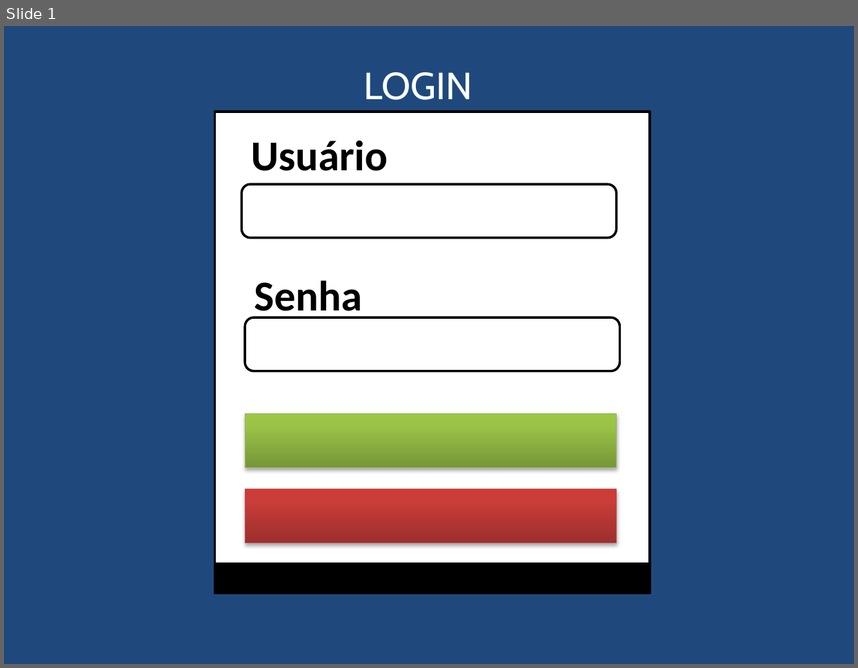
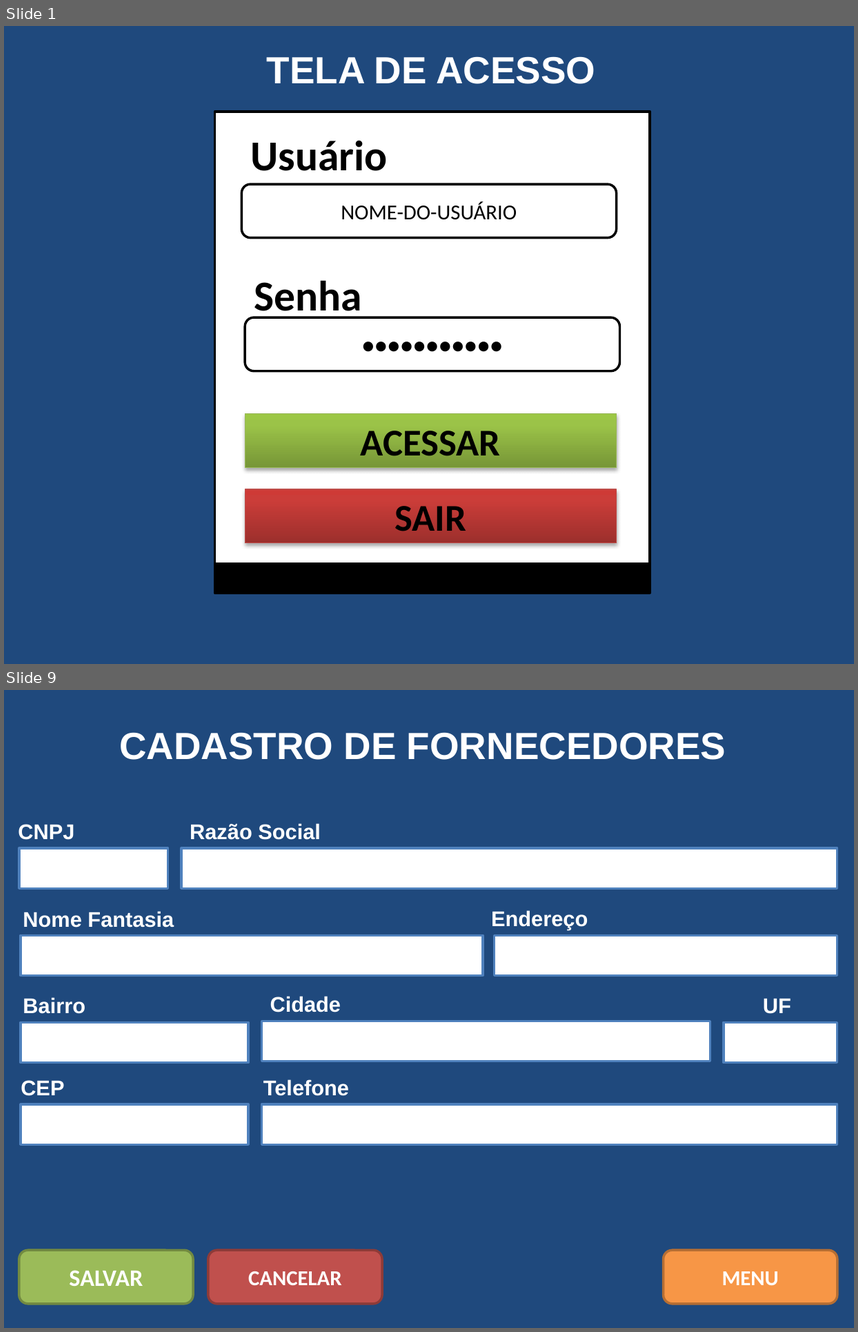
Before and after one commit to leandrovip/curso-etec, a slide deck: analise-sistemas/layouts.pptx. Shown one above the other, each under a label of ours: slide 1 before the commit, slides 1 and 9 after it; the slides between them are not shown. The pictures are 858x668 and 858x1332 pixels, drawn with LibreOffice and Linux fonts; fonts in the diff are those of the drawing. Boxes give left, top, right and bottom in pixels: in the first picture for what was removed or moved away, otherwise in the second. Text is boxed around its words. In the diff, an @@ line names an element or a change of style, - is before the commit and + after.

```diff
--- a/analise-sistemas/layouts.pptx
+++ b/analise-sistemas/layouts.pptx
@@ slide 9 added at (x1=4, y1=690, x2=854, y2=1328), background #1F497D @@
@@ text added at (x1=119, y1=732, x2=726, y2=760), 32 pt, text #FFFFFF, bold @@
+CADASTRO DE FORNECEDORES
@@ text added at (x1=18, y1=824, x2=74, y2=840), 18 pt, text #FFFFFF, bold @@
+CNPJ
@@ text added at (x1=190, y1=823, x2=321, y2=840), 18 pt, text #FFFFFF, bold @@
+Razão Social
@@ rectangle added at (x1=19, y1=848, x2=168, y2=888), fill #FFFFFF, outline #4F81BD 2 pt @@
@@ rectangle added at (x1=181, y1=848, x2=838, y2=888), fill #FFFFFF, outline #4F81BD 2 pt @@
@@ text added at (x1=23, y1=911, x2=174, y2=927), 18 pt, text #FFFFFF, bold @@
+Nome Fantasia
@@ text added at (x1=491, y1=910, x2=588, y2=930), 18 pt, text #FFFFFF, bold @@
+Endereço
@@ rectangle added at (x1=21, y1=935, x2=484, y2=975), fill #FFFFFF, outline #4F81BD 2 pt @@
@@ rectangle added at (x1=495, y1=935, x2=838, y2=975), fill #FFFFFF, outline #4F81BD 2 pt @@
@@ text added at (x1=23, y1=997, x2=85, y2=1014), 18 pt, text #FFFFFF, bold @@
+Bairro
@@ text added at (x1=270, y1=996, x2=341, y2=1012), 18 pt, text #FFFFFF, bold @@
+Cidade
@@ text added at (x1=763, y1=998, x2=791, y2=1014), 18 pt, text #FFFFFF, bold @@
+UF
@@ rectangle added at (x1=261, y1=1021, x2=711, y2=1061), fill #FFFFFF, outline #4F81BD 2 pt @@
@@ rectangle added at (x1=21, y1=1023, x2=249, y2=1063), fill #FFFFFF, outline #4F81BD 2 pt @@
@@ rectangle added at (x1=723, y1=1023, x2=837, y2=1063), fill #FFFFFF, outline #4F81BD 2 pt @@
@@ text added at (x1=21, y1=1080, x2=64, y2=1096), 18 pt, text #FFFFFF, bold @@
+CEP
@@ text added at (x1=263, y1=1079, x2=349, y2=1096), 18 pt, text #FFFFFF, bold @@
+Telefone
@@ rectangle added at (x1=21, y1=1104, x2=249, y2=1144), fill #FFFFFF, outline #4F81BD 2 pt @@
@@ rectangle added at (x1=261, y1=1104, x2=837, y2=1144), fill #FFFFFF, outline #4F81BD 2 pt @@
@@ rounded rectangle added at (x1=19, y1=1250, x2=194, y2=1303), fill #9BBB59, outline #738A42 2 pt, 20 pt, text #FFFFFF, bold @@
+SALVAR
@@ rounded rectangle added at (x1=208, y1=1250, x2=382, y2=1303), fill #C0504D, outline #8E3B39 2 pt, 18 pt, text #FFFFFF, bold @@
+CANCELAR
@@ rounded rectangle added at (x1=664, y1=1250, x2=838, y2=1303), fill #F79646, outline #B76F34 2 pt, 18 pt, text #FFFFFF, bold @@
+MENU
@@ slide 1 changed as well @@
@@ text "TELA DE ACESSO" at (x1=267, y1=56, x2=595, y2=84): vertical alignment top to middle @@
@@ text at (x1=267, y1=56, x2=595, y2=84): text changed; font Cabin to Arial; bold on @@
-LOGIN
+TELA DE ACESSO
@@ text in rounded rectangle at (x1=341, y1=201, x2=517, y2=220): text added @@
+NOME-DO-USUÁRIO
@@ text in rounded rectangle at (x1=245, y1=318, x2=619, y2=371): text added @@
+●●●●●●●●●●●
@@ text in rectangle at (x1=361, y1=430, x2=501, y2=456): text added @@
+ACESSAR
@@ text in rectangle at (x1=395, y1=506, x2=466, y2=531): text added @@
+SAIR
```
Also in this commit, not shown: 11 other slides added.
